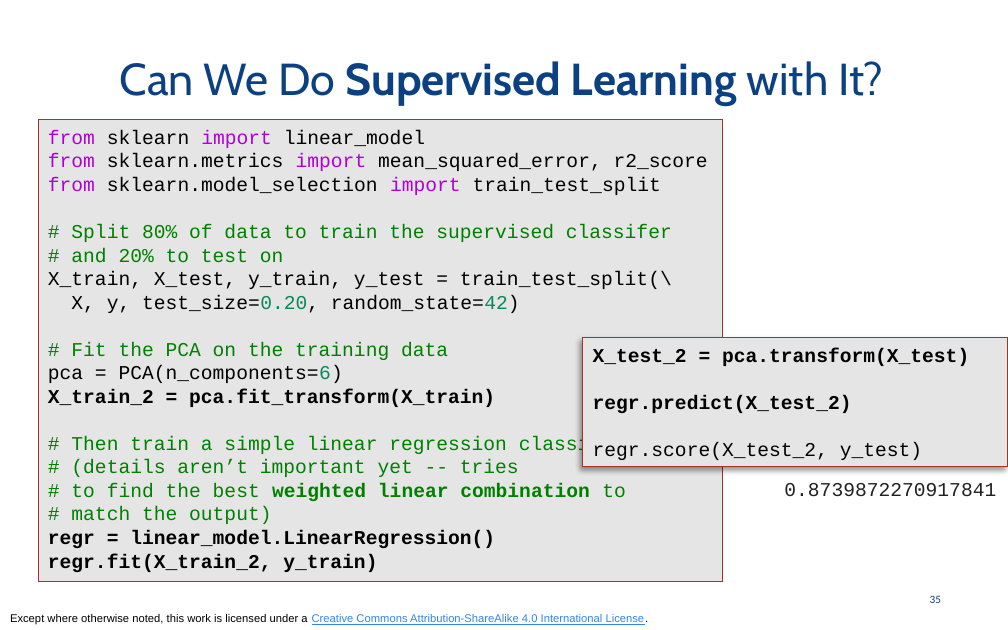
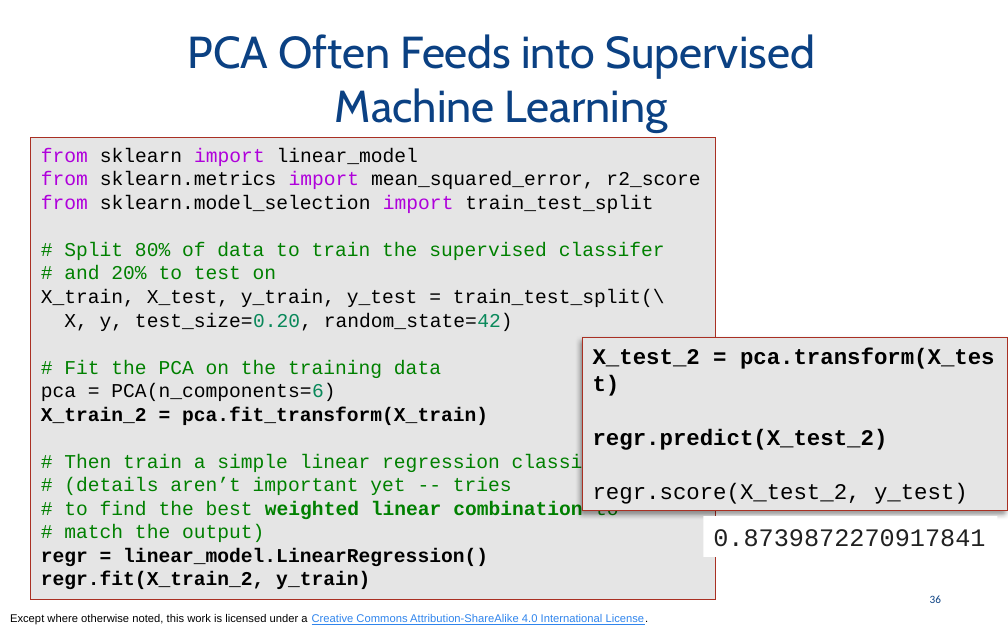
Before and after one commit to odpi/OpenDS4All, a slide deck: slide 36 of opends4all-resources/opends4all-machine-learning/UNSUPERVISED-ML-matrices-pca-clustering-basic.pptx (slide 35 before the commit). Drawn at 1008x630 pixels with LibreOffice and Linux fonts; fonts in the diff are those of the drawing. Boxes give left, top, right and bottom in pixels: in the first picture for what was removed or moved away, otherwise in the second. Text is boxed around its words. In the diff, an @@ line names an element or a change of style, - is before the commit and + after.

```diff
--- a/opends4all-resources/opends4all-machine-learning/UNSUPERVISED-ML-matrices-pca-clustering-basic.pptx
+++ b/opends4all-resources/opends4all-machine-learning/UNSUPERVISED-ML-matrices-pca-clustering-basic.pptx
@@ title at (187, 34, 815, 132): text changed; bold off @@
-Can We Do Supervised Learning with It?
+PCA Often Feeds into Supervised
+Machine Learning
@@ rectangle "from sklearn import linear_model": place and size @@
-rectangle "from sklearn import linear_model" at (38, 120, 723, 582)
+rectangle "from sklearn import linear_model" at (31, 138, 716, 600)
@@ rectangle "X_test_2 = pca.transform(X_test)": place and size @@
-rectangle "X_test_2 = pca.transform(X_test)" at (583, 338, 1008, 467)
+rectangle "X_test_2 = pca.transform(X_test)" at (583, 338, 1008, 511)
@@ rectangle "X_test_2 = pca.transform(X_test)" at (583, 338, 1008, 511): size 14 to 16 pt @@
@@ rectangle "0.8739872270917841": place and size @@
-rectangle "0.8739872270917841" at (784, 483, 996, 497)
+rectangle "0.8739872270917841" at (704, 516, 998, 556)
@@ rectangle "0.8739872270917841" at (704, 516, 998, 556): size 14 to 18 pt; fill none to #FFFFFF @@
@@ page number at (930, 595, 941, 603): text changed @@
-35
+36
```
Also in this commit, not shown: 9 other slides changed, 4 slides added, 3 slides removed, 3 other files.
